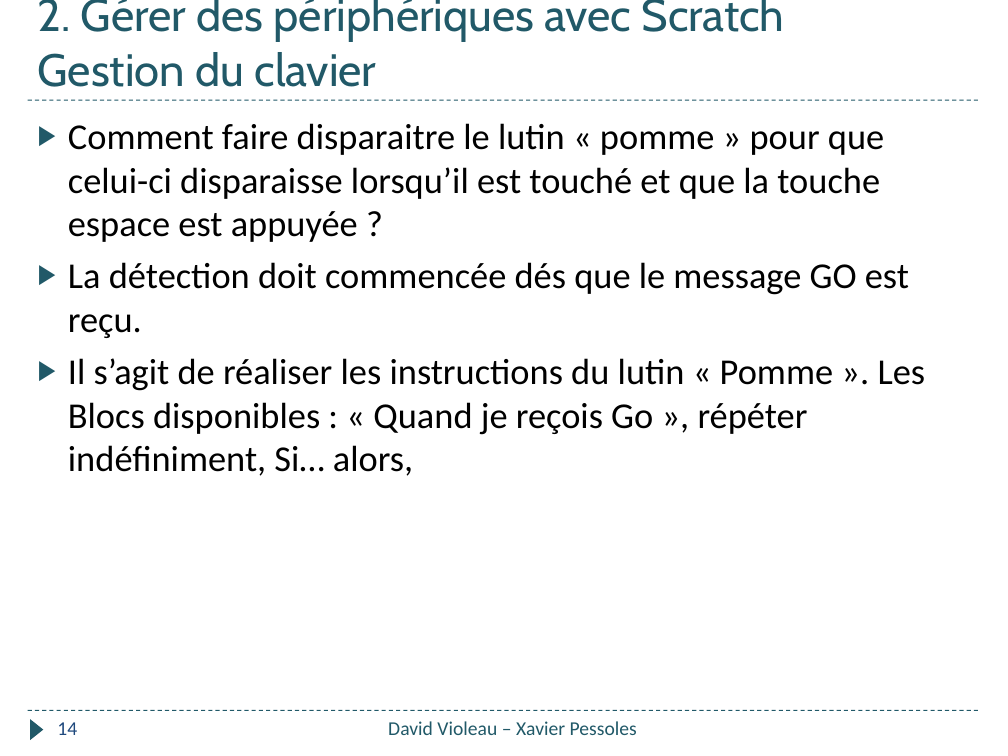
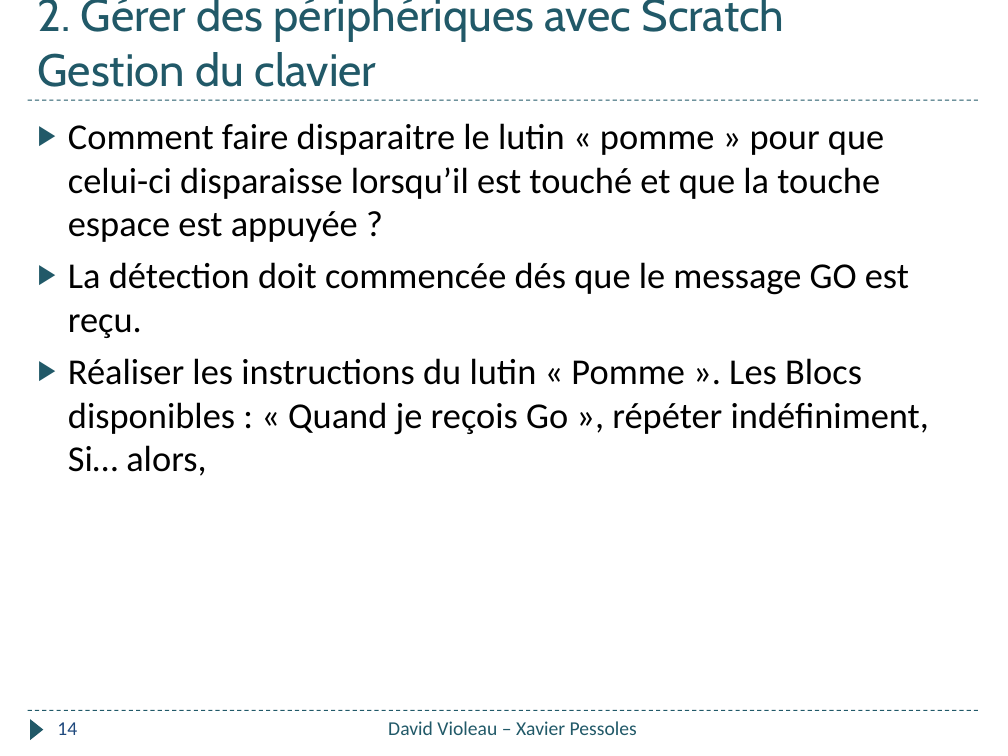
Before and after one commit to xpessoles/Informatique_College, a slide deck: slide 14 of Formation_2018/Quizz_Pomme/Quizz_Pomme.pptx. Drawn at 1008x756 pixels with LibreOffice and Linux fonts; fonts in the diff are those of the drawing. Boxes give left, top, right and bottom in pixels: in the first picture for what was removed or moved away, otherwise in the second. Text is boxed around its words. In the diff, an @@ line names an element or a change of style, - is before the commit and + after.

```diff
--- a/Formation_2018/Quizz_Pomme/Quizz_Pomme.pptx
+++ b/Formation_2018/Quizz_Pomme/Quizz_Pomme.pptx
@@ text at bbox=[68, 358, 929, 476]: text changed @@
-▶ Il s’agit de réaliser les instructions du lutin « Pomme ». Les Blocs disponibles : « Quand je reçois Go », répéter indéfiniment, Si… alors,
+▶ Réaliser les instructions du lutin « Pomme ». Les Blocs disponibles : « Quand je reçois Go », répéter indéfiniment, Si… alors,
```
Also in this commit, not shown: 1 other file.
